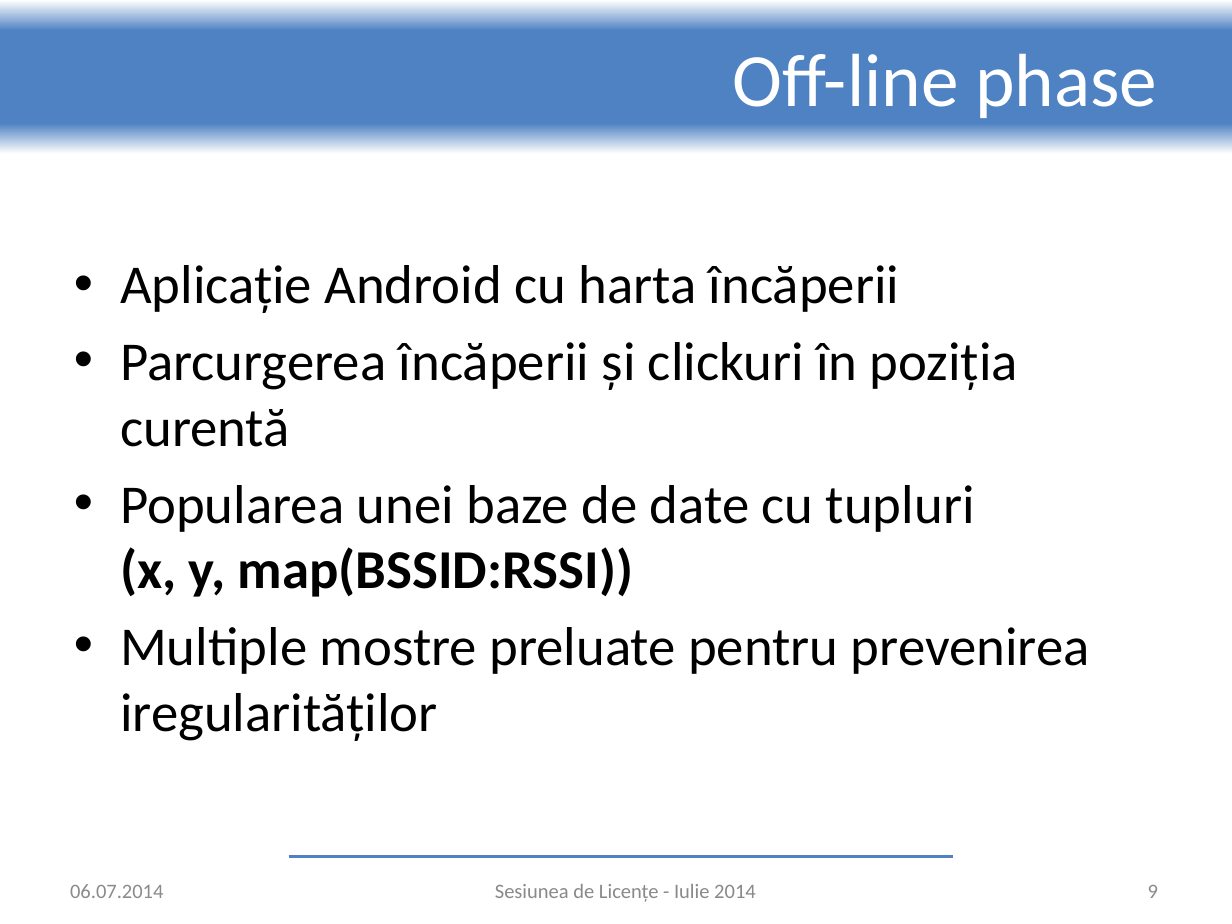
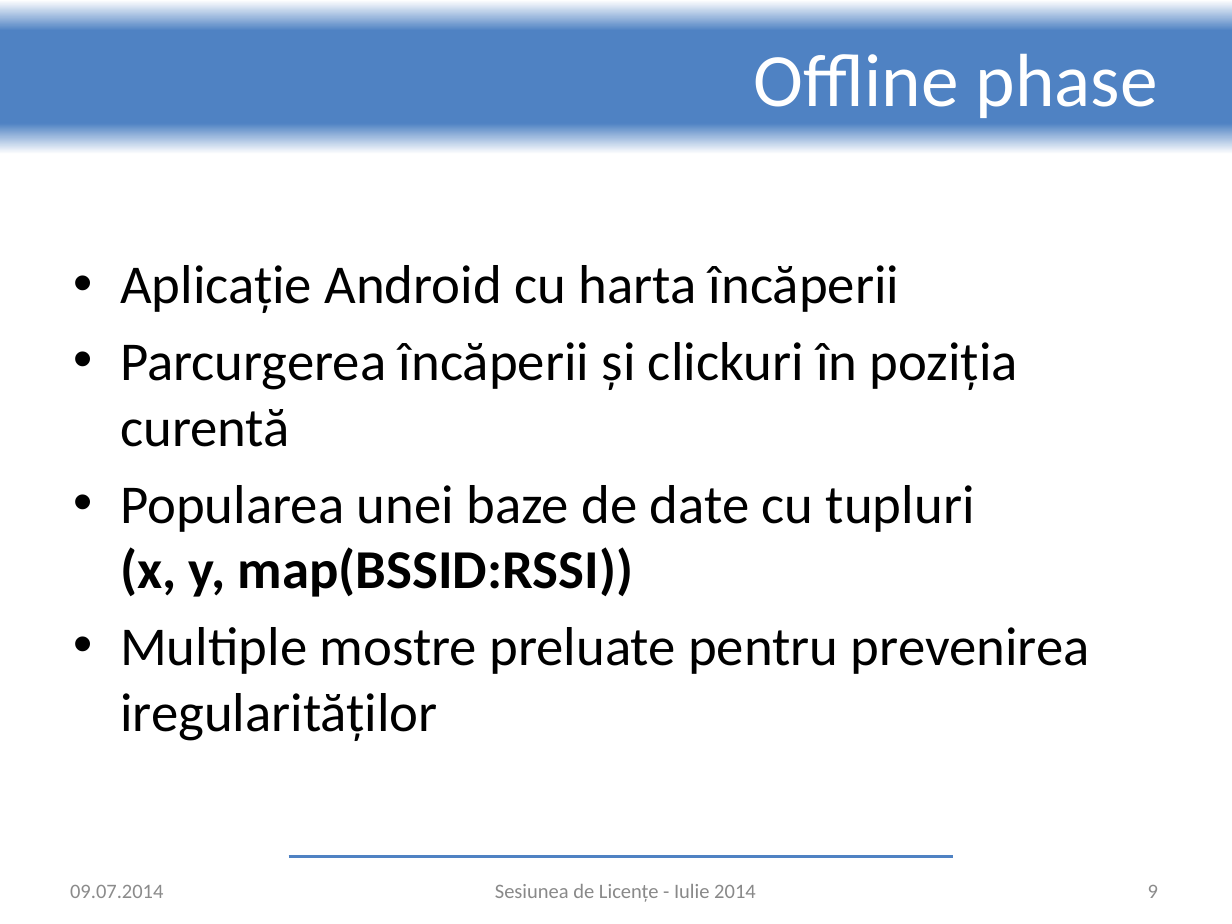
Before and after one commit to adrian-nicolau/radar, a slide deck: slide 9 of presentation.pptx. Drawn at 1232x924 pixels with LibreOffice and Linux fonts; fonts in the diff are those of the drawing; background and template pictures are left out. Boxes give left, top, right and bottom in pixels: in the first picture for what was removed or moved away, otherwise in the second. Text is boxed around its words. In the diff, an @@ line names an element or a change of style, - is before the commit and + after.

```diff
--- a/presentation.pptx
+++ b/presentation.pptx
@@ title at [754,53,1157,118]: text changed @@
-Off-line phase
+Offline phase
@@ text at [70,885,163,898]: text changed @@
-06.07.2014
+09.07.2014
```
Also in this commit, not shown: 15 other slides changed, 5 slides added.
